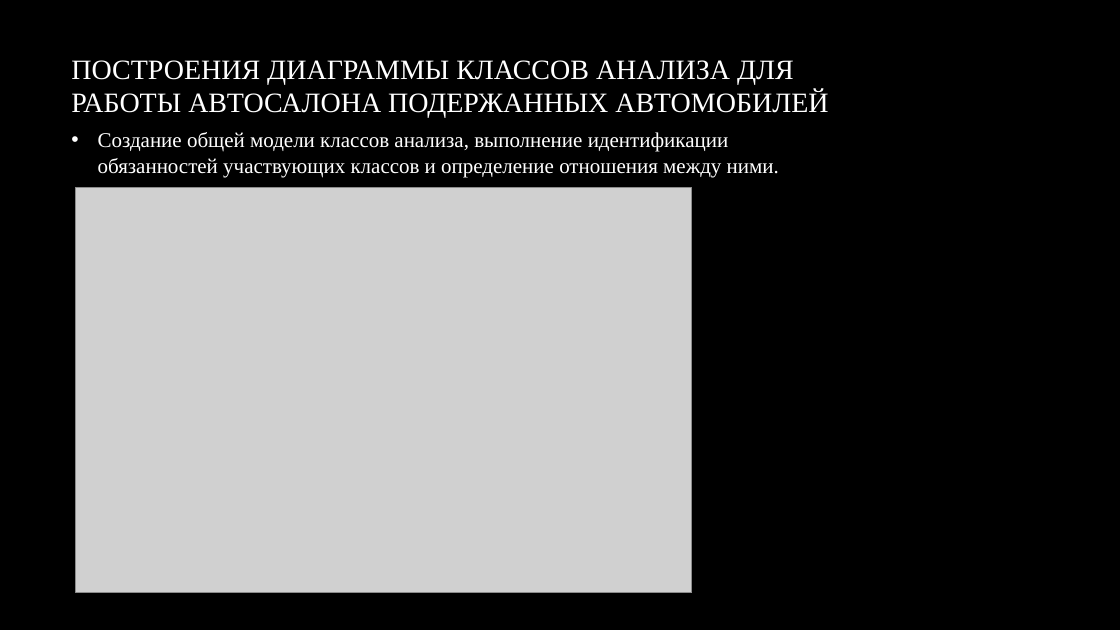
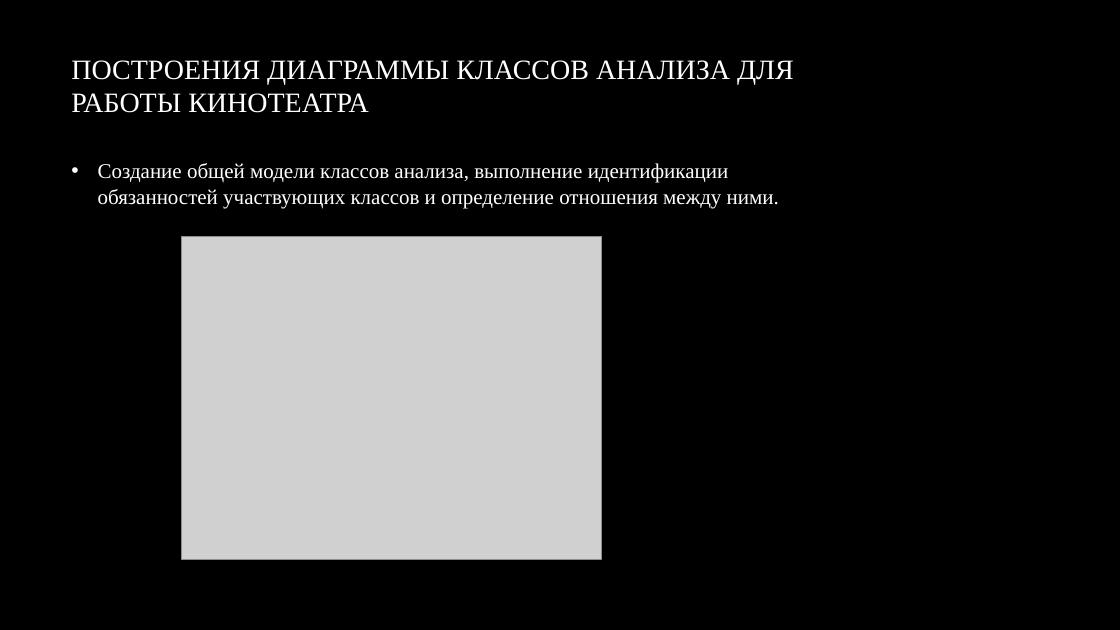
Before and after one commit to baethand/MIREA, a slide deck: slide 8 of sem4/AKMS/пр2_през_Руденко_ИКБО-13-22.pptx. Drawn at 1120x630 pixels with LibreOffice and Linux fonts; fonts in the diff are those of the drawing; grey boxes stand for pictures; background and template pictures are left out. Boxes give left, top, right and bottom in pixels: in the first picture for what was removed or moved away, otherwise in the second. Text is boxed around its words. In the diff, an @@ line names an element or a change of style, - is before the commit and + after.

```diff
--- a/sem4/AKMS/пр2_през_Руденко_ИКБО-13-22.pptx
+++ b/sem4/AKMS/пр2_през_Руденко_ИКБО-13-22.pptx
@@ title at [71, 60, 794, 113]: text changed @@
-ПОСТРОЕНИЯ ДИАГРАММЫ КЛАССОВ АНАЛИЗА ДЛЯ РАБОТЫ АВТОСАЛОНА ПОДЕРЖАННЫХ АВТОМОБИЛЕЙ
+ПОСТРОЕНИЯ ДИАГРАММЫ КЛАССОВ АНАЛИЗА ДЛЯ РАБОТЫ КИНОТЕАТРА
@@ text "Создание общей модели классов анализа, ...": place and size @@
-text "Создание общей модели классов анализа, ..." at [98, 132, 779, 177]
+text "Создание общей модели классов анализа, ..." at [98, 163, 779, 208]
@@ picture: place and size @@
-picture at [76, 187, 692, 592]
+picture at [181, 236, 602, 559]
```
Also in this commit, not shown: 6 other slides changed, 1 slide added, 1 slide removed, 9 other files.
